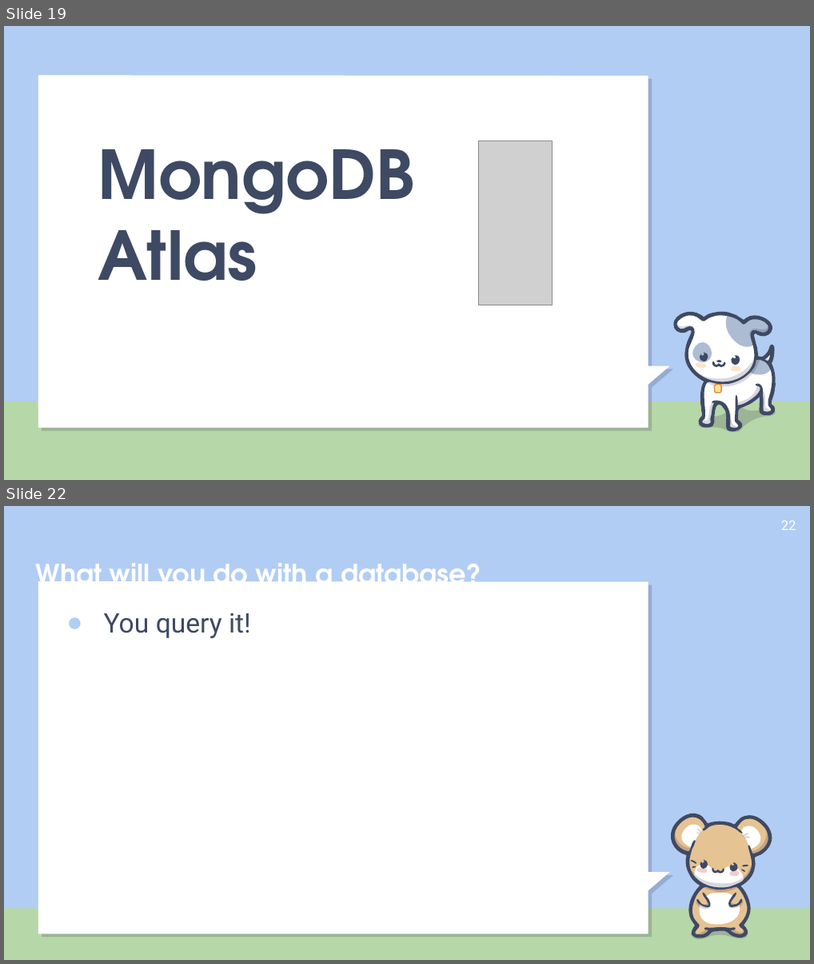
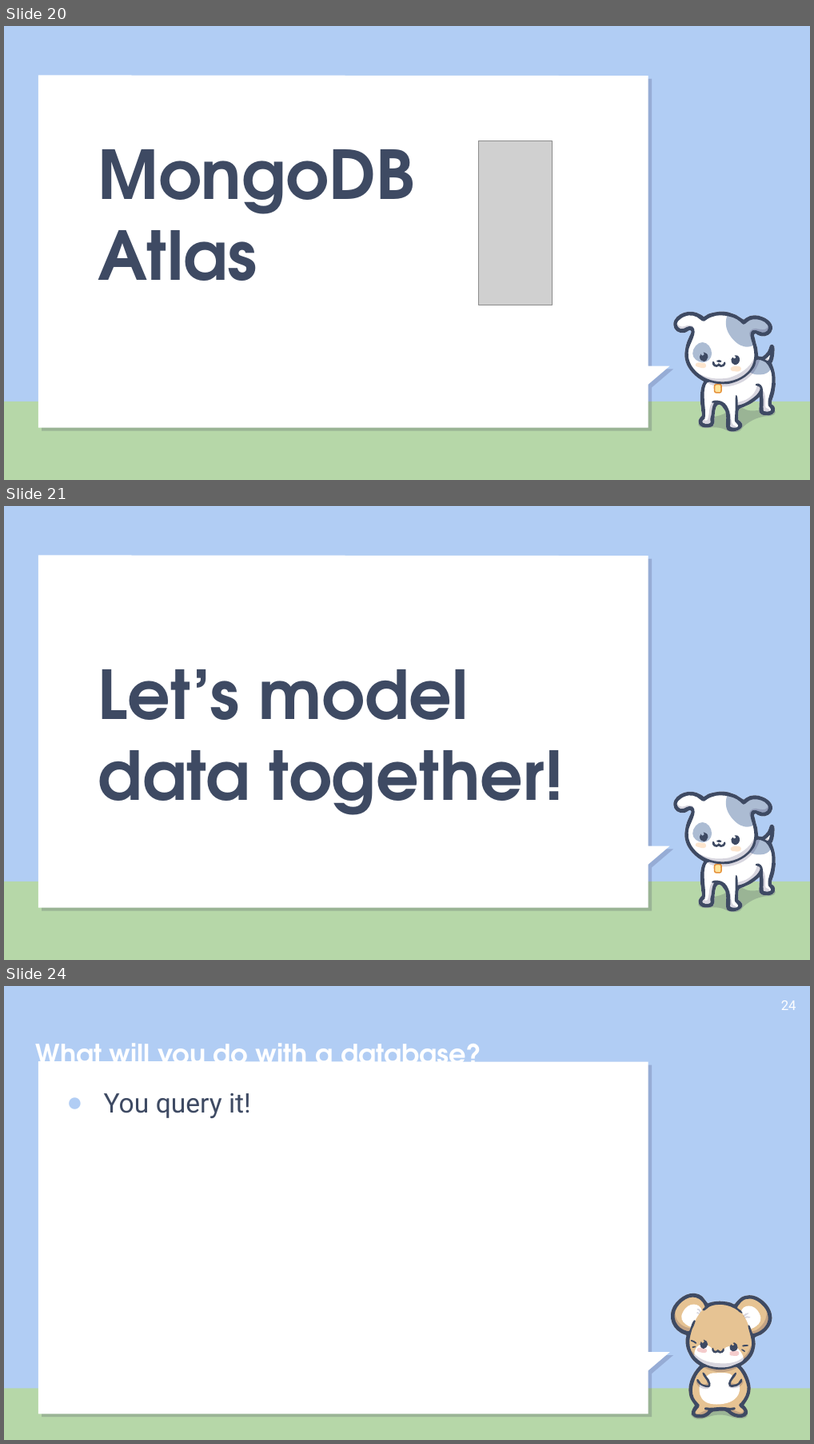
Before and after one commit to mongodb-developer/CodeYourDreams, a slide deck: Code Your Dreams_ Intro to Databases.pptx. Shown one above the other, each under a label of ours: slides 19 and 22 before the commit, slides 20, 21 and 24 after it; the slides between them are not shown. The pictures are 814x964 and 814x1444 pixels, drawn with LibreOffice and Linux fonts; fonts in the diff are those of the drawing; grey boxes stand for pictures. Boxes give left, top, right and bottom in pixels: in the first picture for what was removed or moved away, otherwise in the second. Text is boxed around its words. In the diff, an @@ line names an element or a change of style, - is before the commit and + after.

```diff
--- a/Code Your Dreams_ Intro to Databases.pptx
+++ b/Code Your Dreams_ Intro to Databases.pptx
@@ slide 21 added at bbox=[4, 506, 810, 960], background #B1CDF4; not listed: 32 template elements that a slide beside it also shows @@
@@ title added at bbox=[98, 669, 564, 815], 60 pt, text #3E4A63, bold @@
+Let’s model data together!
@@ what was slide 19 is now slide 20 @@
@@ what was slide 22 is now slide 24 @@
@@ page number at bbox=[782, 1000, 797, 1010]: text changed @@
-22
+24
```
Also in this commit, not shown: 9 slides changed, 1 other slide added.
